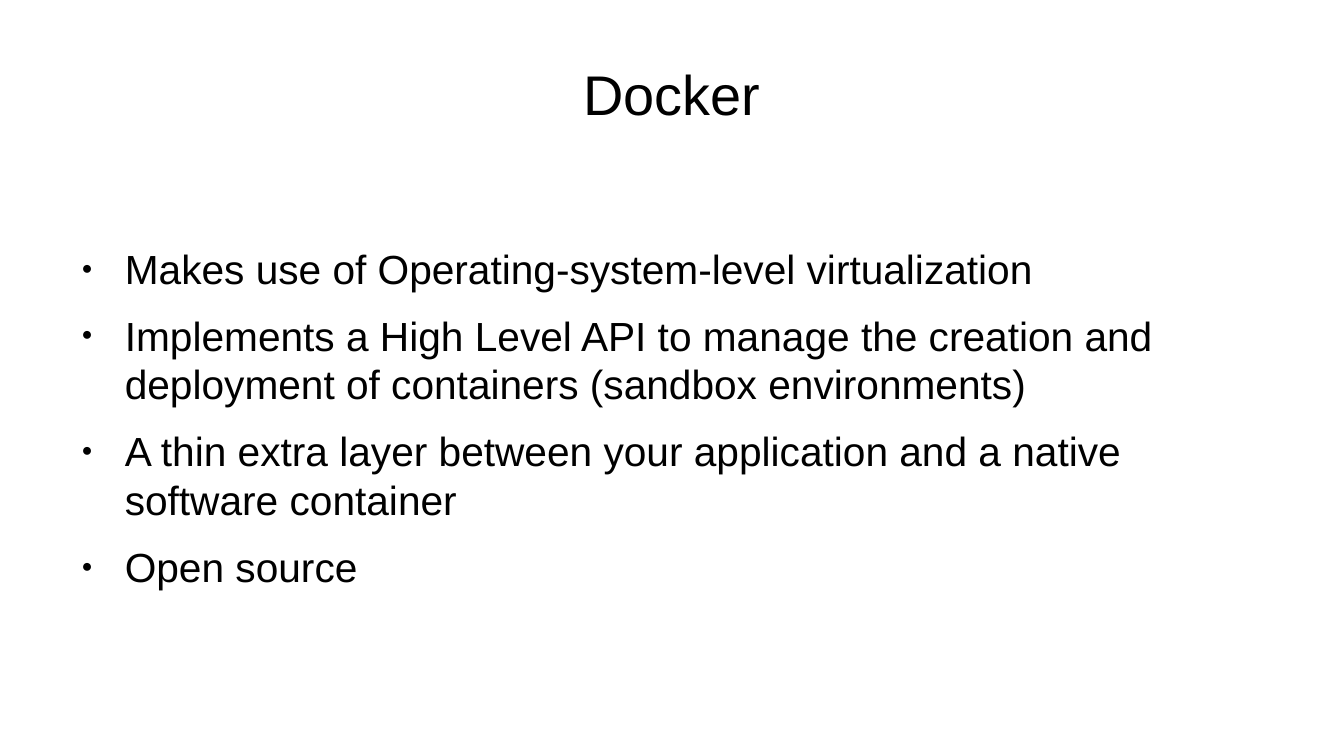
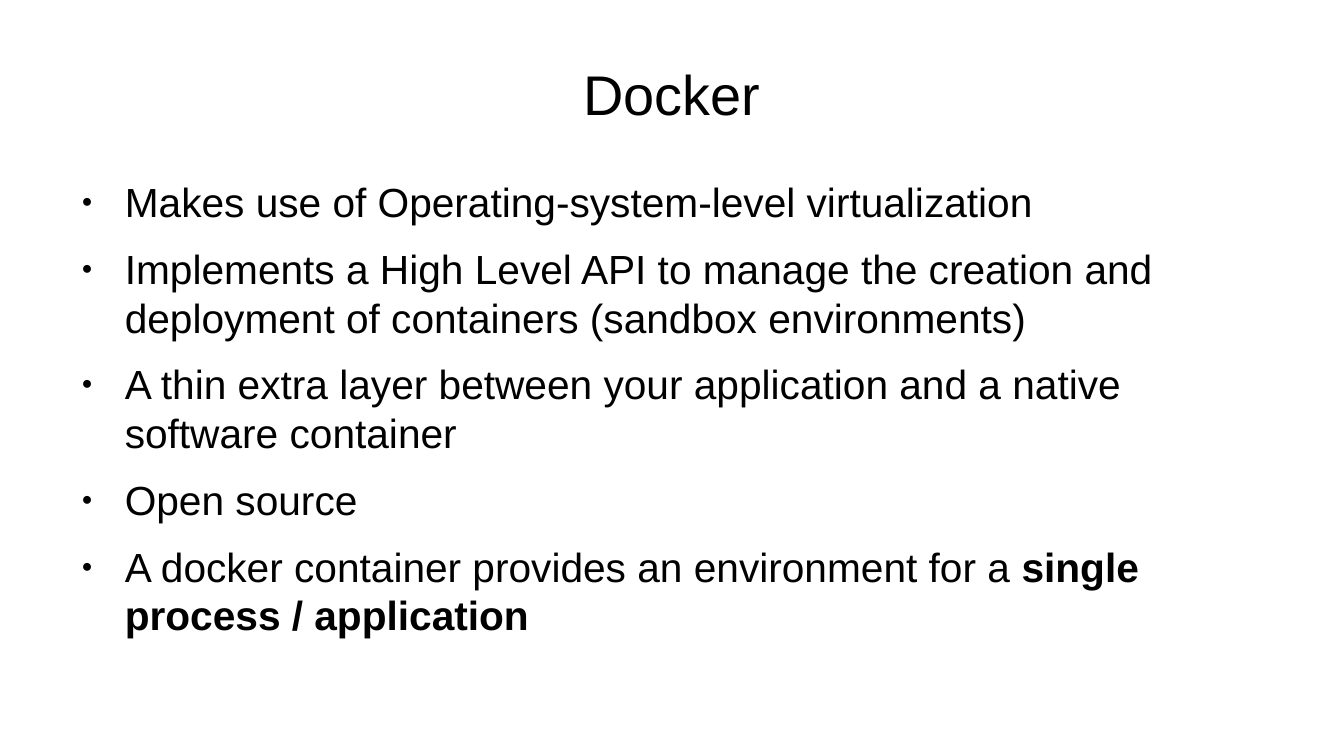
Before and after one commit to vladbalmos/docker-presentation, a slide deck: slide 10 of docker.odp. Drawn at 1344x756 pixels with LibreOffice and Linux fonts; fonts in the diff are those of the drawing. Boxes give left, top, right and bottom in pixels: in the first picture for what was removed or moved away, otherwise in the second. Text is boxed around its words. In the diff, an @@ line names an element or a change of style, - is before the commit and + after.

Commit message:
More slides

```diff
--- a/docker.odp
+++ b/docker.odp
@@ text at (x1=125, y1=552, x2=1139, y2=638): paragraph added @@
+● A docker container provides an environment for a single process / application
```
Also in this commit, not shown: 1 other slide changed, 3 slides added, 1 other file.
